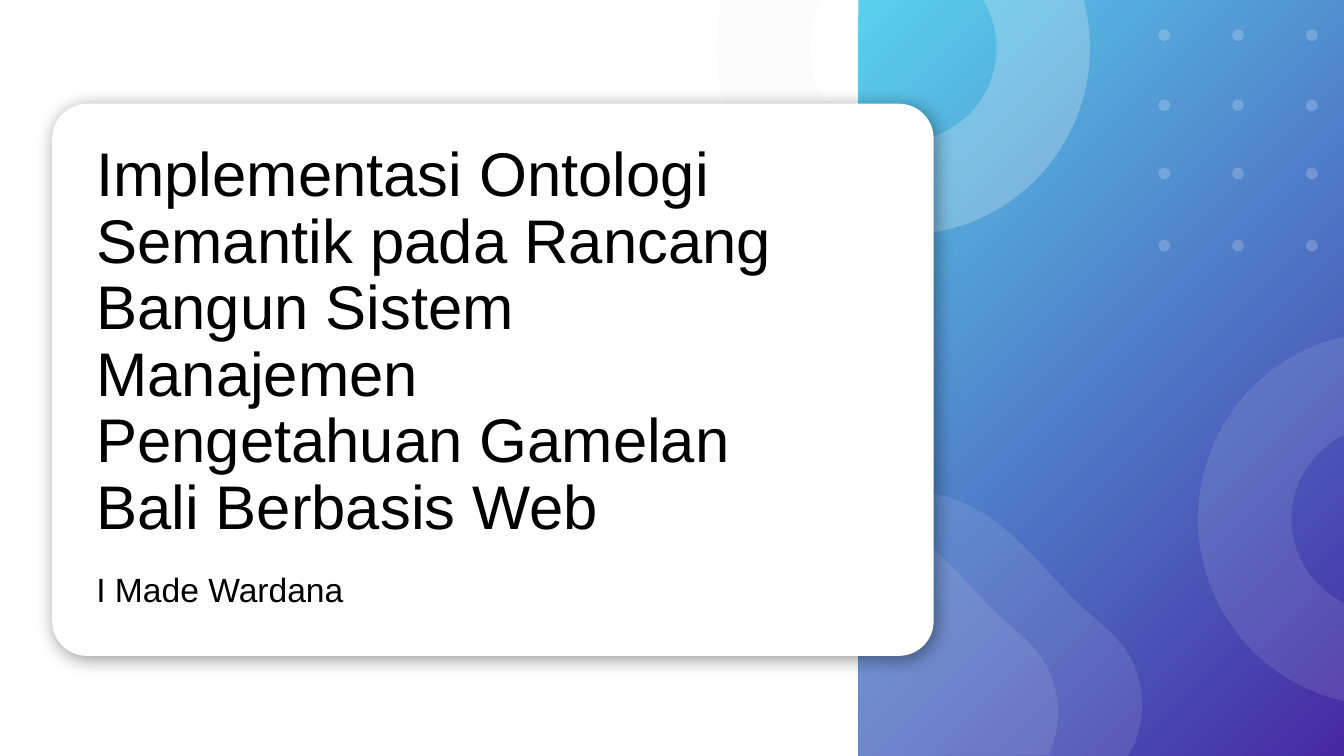
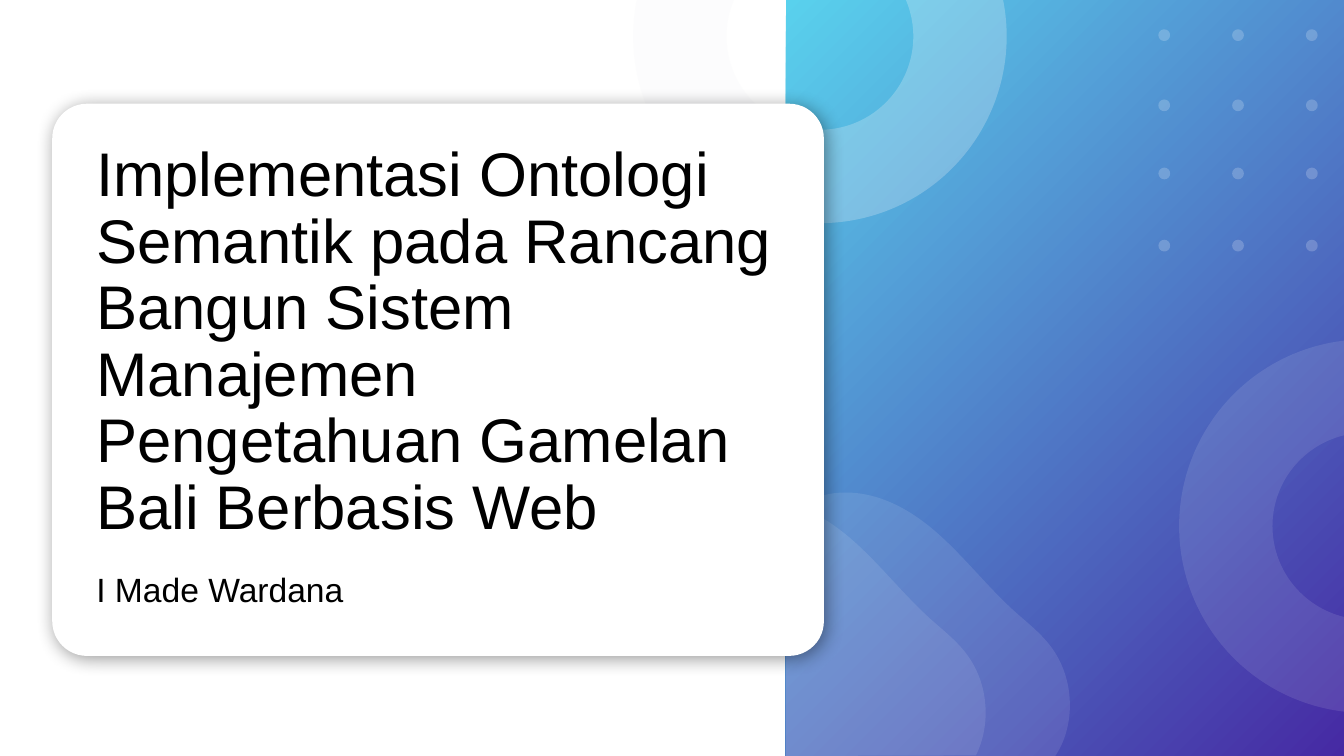
Before and after one commit to wardanacoolant/Tugas-Akhir, a slide deck: slide 1 of Hari-H Sidang/Rancangan Presentasi Skripsi.pptx. Drawn at 1344x756 pixels with LibreOffice and Linux fonts; fonts in the diff are those of the drawing. Boxes give left, top, right and bottom in pixels: in the first picture for what was removed or moved away, otherwise in the second. Text is boxed around its words. In the diff, an @@ line names an element or a change of style, - is before the commit and + after.

```diff
--- a/Hari-H Sidang/Rancangan Presentasi Skripsi.pptx
+++ b/Hari-H Sidang/Rancangan Presentasi Skripsi.pptx
@@ donut: place and size @@
-donut at (717,0,1091,235)
+donut at (633,0,1007,224)
@@ rectangle: place and size @@
-rectangle at (859,0,1344,756)
+rectangle at (786,0,1344,756)
@@ rounded rectangle: place and size @@
-rounded rectangle at (52,104,935,656)
+rounded rectangle at (52,104,825,656)
@@ donut: place and size @@
-donut at (1199,332,1344,706)
+donut at (1180,340,1344,714)
@@ freeform shape: place and size @@
-freeform shape at (859,493,1143,756)
+freeform shape at (786,493,1071,756)
@@ freeform shape: place and size @@
-freeform shape at (859,503,1059,756)
+freeform shape at (786,503,986,756)
```
Also in this commit, not shown: 31 other slides changed, 7 slides added, 1 slide removed, 6 other files.
